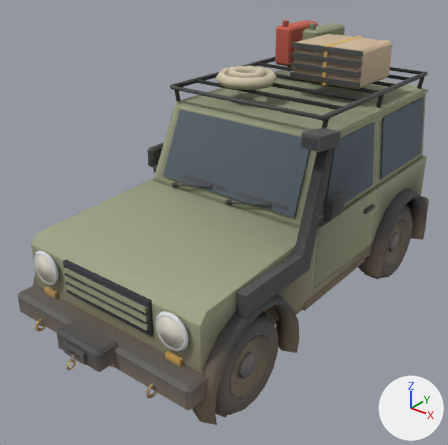
The glTF model props/jeep/jeep_expedition.glb: old version first, new version second.
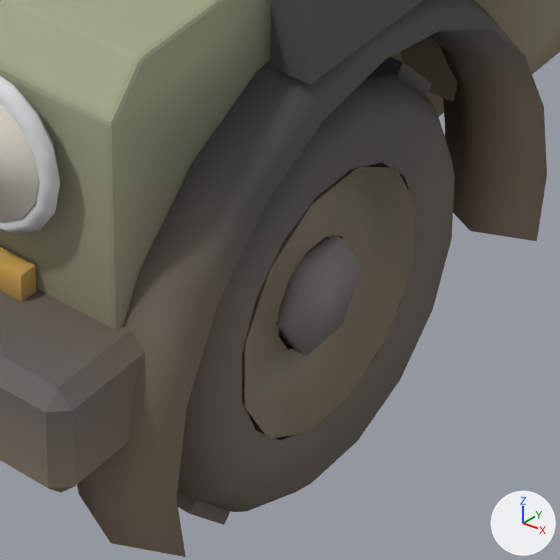
The first picture shows the older version from a camera (50 mm lens) standing at (2.74, -3.83, 3.02) and looking at (-0.1, -0.28, 0.82). The close-ups show the older and then the newer version on the part from 39% to 67% of the width and 67% to 96% of the height of that picture. Only the edits that show in the close-ups are written down. Arrows for +X, +Y and +Z are at lower right; the lights stay in place. Where no turn or scale is listed for an object, it has been applied to the vertices. Vertices at exactly the same position are counted once.

The first close-up shows 'Jeep'.
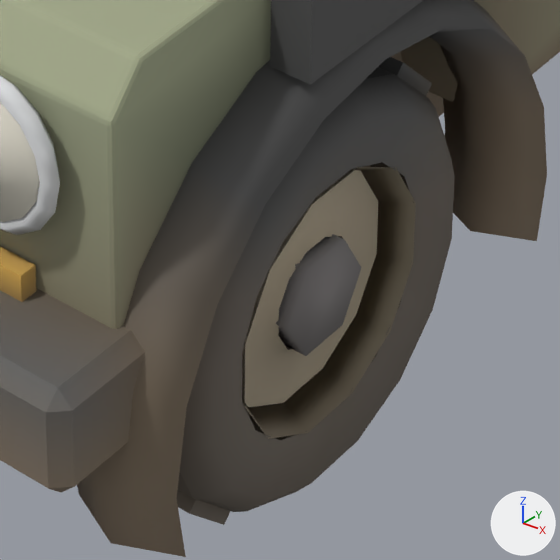
What differs and where, as boxes (x1, y1, x2, y2) in the close-ups (560 x 560 px):
part 1 of me_prism, recoloured (brown to beige)
    both: (245, 170, 378, 407)

What changed in the scene script:
```text
Change me_prism:
    where me_prism.from_pydata(...)  # 3494 vertices, 6188 faces; spans x -0.91..0.91, y -2.0..1.78, z 0.0..2.23
    used by ob_jeep; location = (0.0, 0.0, 0.0)
    me_prism part 1: 209 kept faces spanning x -0.83..0.8, y -1.55..1.28, z 0.16..1.66 get new vertex colours; the middle colour goes from brown #7f7564 to beige #ada18b
```
